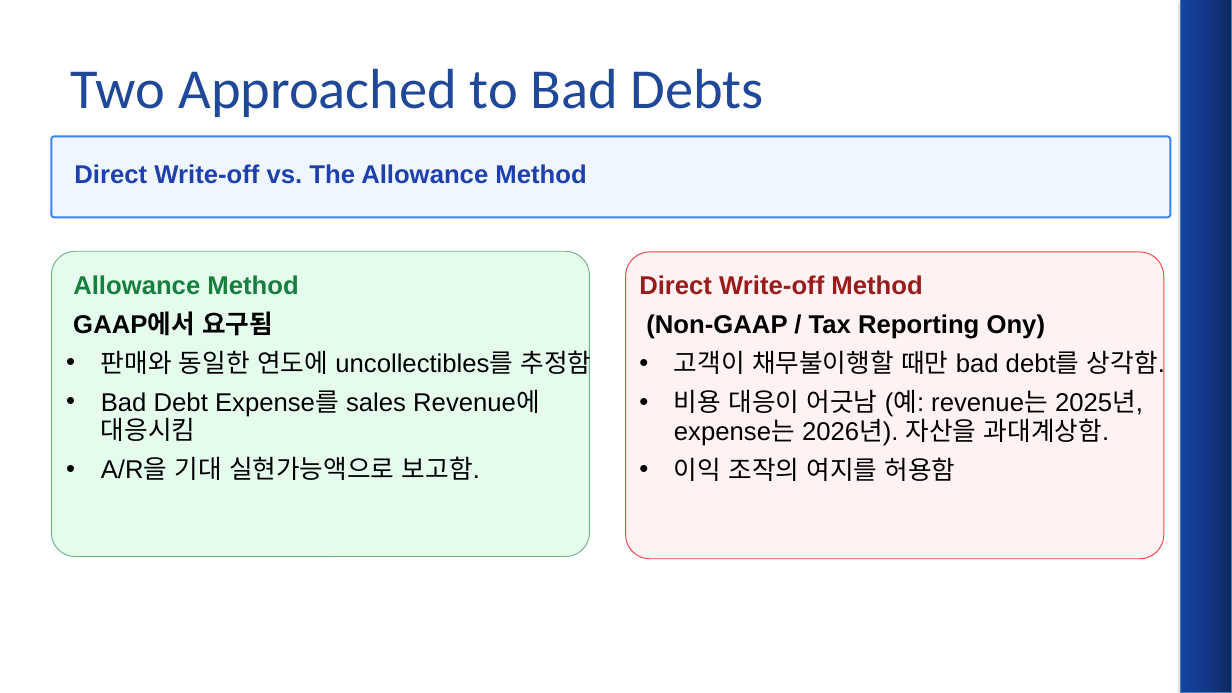
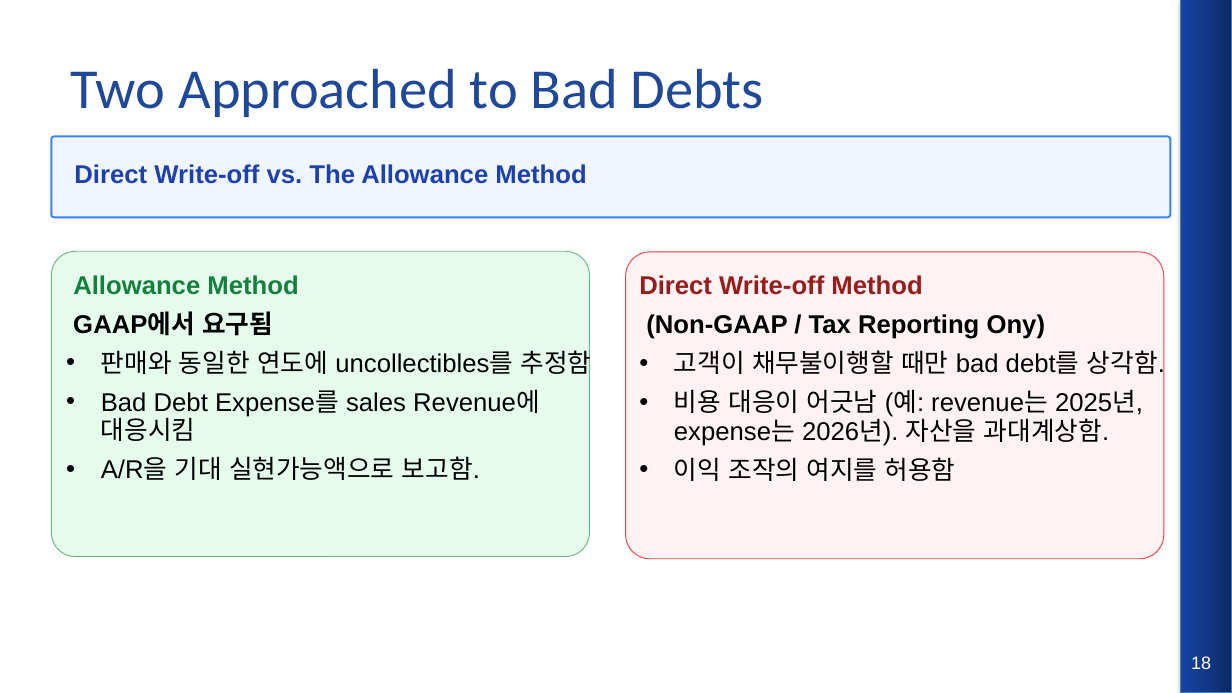
Before and after one commit to keejae/financial-accounting, a slide deck: slide 18 of files/week2/korean/Wk2_L7_slides.pptx. Drawn at 1232x693 pixels with LibreOffice and Linux fonts; fonts in the diff are those of the drawing. Boxes give left, top, right and bottom in pixels: in the first picture for what was removed or moved away, otherwise in the second. Text is boxed around its words. In the diff, an @@ line names an element or a change of style, - is before the commit and + after.

```diff
--- a/files/week2/korean/Wk2_L7_slides.pptx
+++ b/files/week2/korean/Wk2_L7_slides.pptx
@@ page number added at [1191,656,1211,669], 14 pt, text #FFFFFF @@
+18
```
Also in this commit, not shown: 23 other slides changed, 1 other file.
